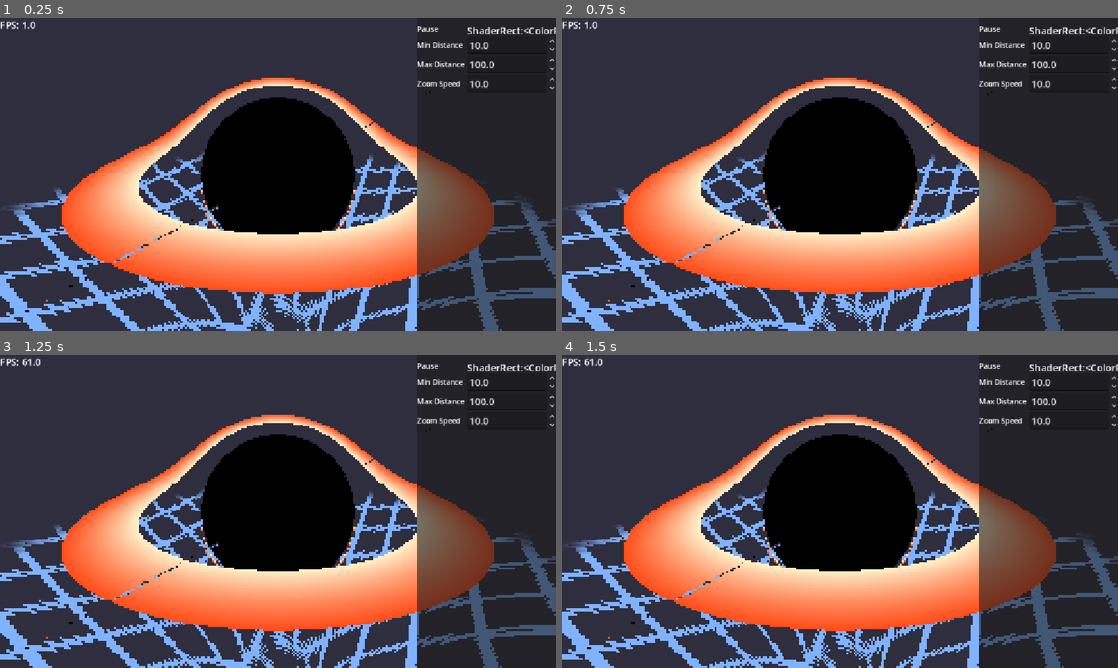
Above: before the commit, frames 1-4 (two rows, left to right).
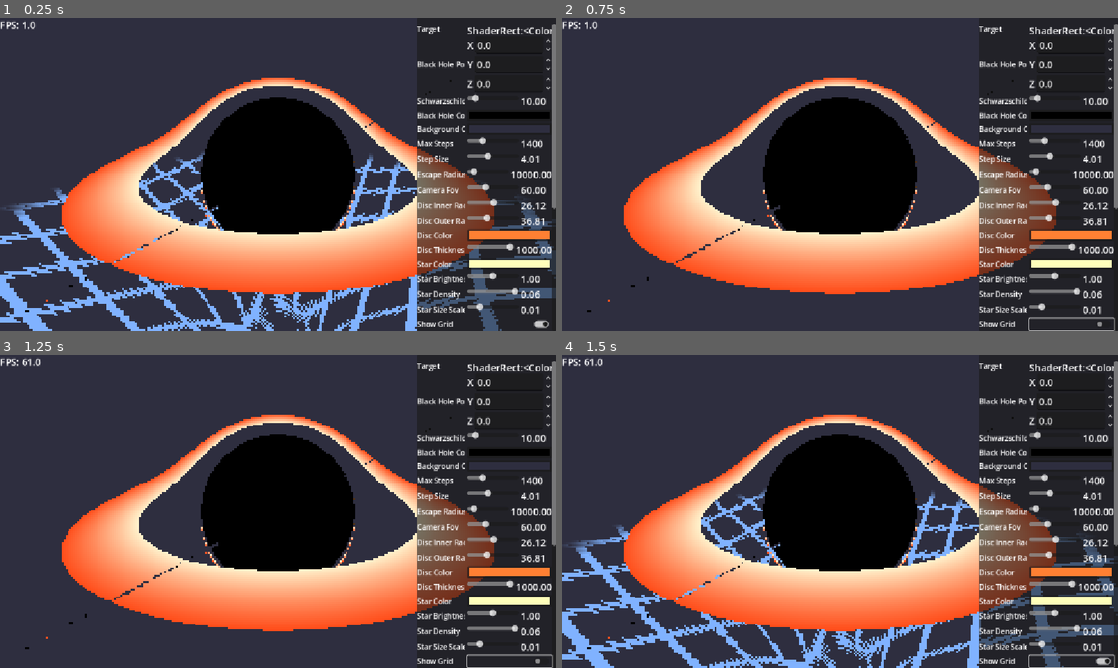
Above: after the commit, the same moments.

Repository: PixelSaver/black-pixhole
Game: Godot game, scene res://scriptsnscenes/main/main.tscn
Same seed, same stepped clock (60 frames per second), same inputs: the game is played once before the commit and once after it.
Inputs (mouse positions are in pixels of both pictures, inside the frame that each line leads up to):
- Up to frame 1 (0.25 s): no input
- Up to frame 2 (0.75 s): click (1073, 324) at 0.52 s
- Up to frame 3 (1.25 s): no input
- Up to frame 4 (1.5 s): click (1073, 661) at 1.27 s

The runs differ from the first frame. In frame 1, 5.5% of the frame differs, in the area x 75-100%, y 2-100%; in frame 2, 13%, in the area x 0-100%, y 2-100%; in frame 3, 13%; in frame 4, 5.7%.

Commit message:
Add shader parameter controls (YESSSS)

Diff:
--- a/scriptsnscenes/hole_3d_attempt2/3_drk_4_att_2.gd
+++ b/scriptsnscenes/hole_3d_attempt2/3_drk_4_att_2.gd
@@ -2,6 +2,7 @@
 class_name RK4Attempt2
 
 @onready var shader_mat := $SubViewportContainer/SubViewport/ShaderRect.material as ShaderMaterial
+@export var shader_controller : ShaderController
 @export var pause : Control
 @export var min_distance := 10.0
 @export var max_distance := 1000.0
@@ -21,7 +22,8 @@
 	pitch = -.3
 	_update_shader_camera()
 	await get_tree().process_frame
-	Global.runtime_inspector.inspect(self)
+	print(shader_controller.get_property_list())
+	Global.runtime_inspector.inspect(shader_controller)
 
 func _gui_input(event: InputEvent) -> void:
 	if event is InputEventMouseMotion and Input.is_mouse_button_pressed(MOUSE_BUTTON_LEFT):
--- a/scriptsnscenes/hole_3d_attempt2/3drk_4_att_2.tscn
+++ b/scriptsnscenes/hole_3d_attempt2/3drk_4_att_2.tscn
@@ -1,7 +1,8 @@
-[gd_scene load_steps=5 format=3 uid="uid://c8eg3lxxp6dkk"]
+[gd_scene load_steps=6 format=3 uid="uid://c8eg3lxxp6dkk"]
 
 [ext_resource type="Shader" uid="uid://b5igeaf2yd1ue" path="res://scriptsnscenes/hole_3d_attempt2/3drk_4_att_2.gdshader" id="1_ibl3l"]
 [ext_resource type="Script" uid="uid://b3upskq6r7ebj" path="res://scriptsnscenes/hole_3d_attempt2/3_drk_4_att_2.gd" id="1_y070x"]
+[ext_resource type="Script" uid="uid://cwj00nuurbgok" path="res://scriptsnscenes/hole_3d_attempt2/shader_controller.gd" id="3_b48uo"]
 
 [sub_resource type="ShaderMaterial" id="ShaderMaterial_b48uo"]
 shader = ExtResource("1_ibl3l")
@@ -71,7 +72,7 @@
 shader_parameter/bigstar_halo = 1.245
 shader_parameter/viewport_size = Vector2(288, 162)
 
-[node name="3DRK4_Att2" type="Control" node_paths=PackedStringArray("pause")]
+[node name="3DRK4_Att2" type="Control" node_paths=PackedStringArray("shader_controller", "pause")]
 process_mode = 1
 material = SubResource("ShaderMaterial_b48uo")
 layout_mode = 3
@@ -81,6 +82,7 @@
 grow_horizontal = 2
 grow_vertical = 2
 script = ExtResource("1_y070x")
+shader_controller = NodePath("SubViewportContainer/SubViewport/ShaderRect/ShaderController")
 pause = NodePath("SubViewportContainer")
 
 [node name="SubViewportContainer" type="SubViewportContainer" parent="."]
@@ -107,3 +109,7 @@
 anchor_bottom = 1.0
 grow_horizontal = 2
 grow_vertical = 2
+
+[node name="ShaderController" type="Node" parent="SubViewportContainer/SubViewport/ShaderRect" node_paths=PackedStringArray("target")]
+script = ExtResource("3_b48uo")
+target = NodePath("..")
--- /dev/null
+++ b/scriptsnscenes/hole_3d_attempt2/shader_controller.gd
@@ -0,0 +1,159 @@
+extends Node
+class_name ShaderController
+## Master controller for black hole shader parameters using array-based approach
+
+@export_group("Target")
+@export var target: CanvasItem ## Node with the black hole shader material
+
+@export_group("Black Hole")
+@export var black_hole_position: Vector3 = Vector3.ZERO:
+	set(v): black_hole_position = v; _update_param("black_hole_position", v)
+@export_range(0.1, 100.0) var schwarzschild_radius: float = 1.0:
+	set(v): schwarzschild_radius = v; _update_param("schwarzschild_radius", v)
+@export var black_hole_color: Color = Color.BLACK:
+	set(v): black_hole_color = v; _update_param("black_hole_color", _color_to_vec3(v))
+
+@export_group("Rendering")
+@export var background_color: Color = Color(0.05, 0.05, 0.08):
+	set(v): background_color = v; _update_param("background_color", _color_to_vec3(v))
+@export_range(100, 5000, 100) var max_steps: int = 3000:
+	set(v): max_steps = v; _update_param("max_steps", v)
+@export_range(0.1, 10.0) var step_size: float = 1.0:
+	set(v): step_size = v; _update_param("step_size", v)
+@export_range(1000.0, 100000.0) var escape_radius: float = 1e4:
+	set(v): escape_radius = v; _update_param("escape_radius", v)
+
+@export_group("Camera")
+@export_range(30.0, 120.0) var camera_fov: float = 60.0:
+	set(v): camera_fov = v; _update_param("camera_fov", v)
+
+@export_group("Accretion Disc")
+@export_range(0.1, 50.0) var disc_inner_radius: float = 2.2:
+	set(v): disc_inner_radius = v; _update_param("disc_inner_radius", v)
+@export_range(0.1, 100.0) var disc_outer_radius: float = 5.2:
+	set(v): disc_outer_radius = v; _update_param("disc_outer_radius", v)
+@export var disc_color: Color = Color(1.0, 0.5, 0.2):
+	set(v): disc_color = v; _update_param("disc_color", _color_to_vec3(v))
+@export_range(0.1, 10.0) var disc_thickness: float = 1.0:
+	set(v): disc_thickness = v; _update_param("disc_thickness", v)
+
+@export_group("Stars")
+@export var star_color: Color = Color.WHITE:
+	set(v): star_color = v; _update_param("star_color", _color_to_vec3(v))
+@export_range(0.0, 2.0) var star_brightness: float = 1.0:
+	set(v): star_brightness = v; _update_param("star_brightness", v)
+@export_range(0.0, 0.02) var star_density: float = 0.005:
+	set(v): star_density = v; _update_param("star_density", v)
+@export_range(0.001, 0.05) var star_size_scale: float = 0.012:
+	set(v): star_size_scale = v; _update_param("star_size_scale", v)
+
+@export_group("Grid")
+@export var show_grid: bool = true:
+	set(v): show_grid = v; _update_param("show_grid", v)
+@export var grid_color: Color = Color(0.5, 0.7, 1.0):
+	set(v): grid_color = v; _update_param("grid_color", _color_to_vec3(v))
+@export_range(1e8, 1e12) var grid_spacing: float = 1e10:
+	set(v): grid_spacing = v; _update_param("grid_spacing", v)
+@export_range(1e7, 1e11) var grid_line_thickness: float = 2e9:
+	set(v): grid_line_thickness = v; _update_param("grid_line_thickness", v)
+@export_range(0.0, 1.0) var grid_alpha: float = 0.8:
+	set(v): grid_alpha = v; _update_param("grid_alpha", v)
+@export_range(1e10, 1e12) var grid_range: float = 1.5e11:
+	set(v): grid_range = v; _update_param("grid_range", v)
+@export_range(1e9, 1e11) var grid_warp_offset: float = 3e10:
+	set(v): grid_warp_offset = v; _update_param("grid_warp_offset", v)
+
+@export_group("Big Star")
+@export var bigstar_center: Vector3 = Vector3(0, 50, -200):
+	set(v): bigstar_center = v; _update_param("bigstar_center", v)
+@export_range(1.0, 100.0) var bigstar_radius: float = 20.0:
+	set(v): bigstar_radius = v; _update_param("bigstar_radius", v)
+@export var bigstar_emission: Color = Color(1.0, 0.9, 0.7):
+	set(v): bigstar_emission = v; _update_param("bigstar_emission", _color_to_vec3(v))
+@export_range(0.0, 10.0) var bigstar_surface_brightness: float = 6.0:
+	set(v): bigstar_surface_brightness = v; _update_param("bigstar_surface_brightness", v)
+@export_range(0.0, 2.0) var bigstar_halo: float = 0.6:
+	set(v): bigstar_halo = v; _update_param("bigstar_halo", v)
+
+var _material: ShaderMaterial
+var _initialized := false
+
+# Define parameter mappings: [shader_param_name, property_name, is_color]
+const PARAM_MAP = [
+	["black_hole_position", "black_hole_position", false],
+	["schwarzschild_radius", "schwarzschild_radius", false],
+	["black_hole_color", "black_hole_color", true],
+	["background_color", "background_color", true],
+	["max_steps", "max_steps", false],
+	["step_size", "step_size", false],
+	["escape_radius", "escape_radius", false],
+	["camera_fov", "camera_fov", false],
+	["disc_inner_radius", "disc_inner_radius", false],
+	["disc_outer_radius", "disc_outer_radius", false],
+	["disc_color", "disc_color", true],
+	["disc_thickness", "disc_thickness", false],
+	["star_color", "star_color", true],
+	["star_brightness", "star_brightness", false],
+	["star_density", "star_density", false],
+	["star_size_scale", "star_size_scale", false],
+	["show_grid", "show_grid", false],
+	["grid_color", "grid_color", true],
+	["grid_spacing", "grid_spacing", false],
+	["grid_line_thickness", "grid_line_thickness", false],
+	["grid_alpha", "grid_alpha", false],
+	["grid_range", "grid_range", false],
+	["grid_warp_offset", "grid_warp_offset", false],
+	["bigstar_center", "bigstar_center", false],
+	["bigstar_radius", "bigstar_radius", false],
+	["bigstar_emission", "bigstar_emission", true],
+	["bigstar_surface_brightness", "bigstar_surface_brightness", false],
+	["bigstar_halo", "bigstar_halo", false],
+]
+
+func _ready():
+	if not target:
+		target = get_parent() as CanvasItem
+
+	if target and target.material is ShaderMaterial:
+		_material = target.material
+		_read_existing_parameters()
+		_update_viewport_size()
+		_initialized = true
+	else:
+		push_error("BlackHoleShaderController: No valid ShaderMaterial found")
+
+## Read current shader parameters into exported properties
+func _read_existing_parameters():
+	if not _material:
+		return
+
+	for param_info in PARAM_MAP:
+		var shader_name = param_info[0]
+		var property_name = param_info[1]
+		var is_color = param_info[2]
+
+		var value = _material.get_shader_parameter(shader_name)
+		if value != null:
+			if is_color and value is Vector3:
+				# Convert Vec3 back to Color
+				set(property_name, Color(value.x, value.y, value.z))
+			else:
+				set(property_name, value)
+## Update a single shader parameter
+func _update_param(param_name: String, value):
+	if not _material or not _initialized:
+		return
+	_material.set_shader_parameter(param_name, value)
+
+func _color_to_vec3(color: Color) -> Vector3:
+	return Vector3(color.r, color.g, color.b)
+
+func _update_viewport_size():
+	if target:
+		var size = target.get_viewport_rect().size
+		_material.set_shader_parameter("viewport_size", size)
+
+func _process(_delta):
+	# Auto-update viewport size if it changes
+	if Engine.is_editor_hint():
+		_update_viewport_size()
--- a/scriptsnscenes/main/main.tscn
+++ b/scriptsnscenes/main/main.tscn
@@ -12,6 +12,8 @@
 [node name="3DRK4_Att2" parent="." node_paths=PackedStringArray("pause") instance=ExtResource("2_ofk34")]
 focus_mode = 1
 pause = NodePath("SubViewportContainer/SubViewport/ShaderRect")
+min_distance = null
+max_distance = null
 zoom_speed = 10.0
 
 [node name="SubViewportContainer" parent="3DRK4_Att2" index="0"]
Not shown, added: scriptsnscenes/hole_3d_attempt2/shader_controller.gd.uid
